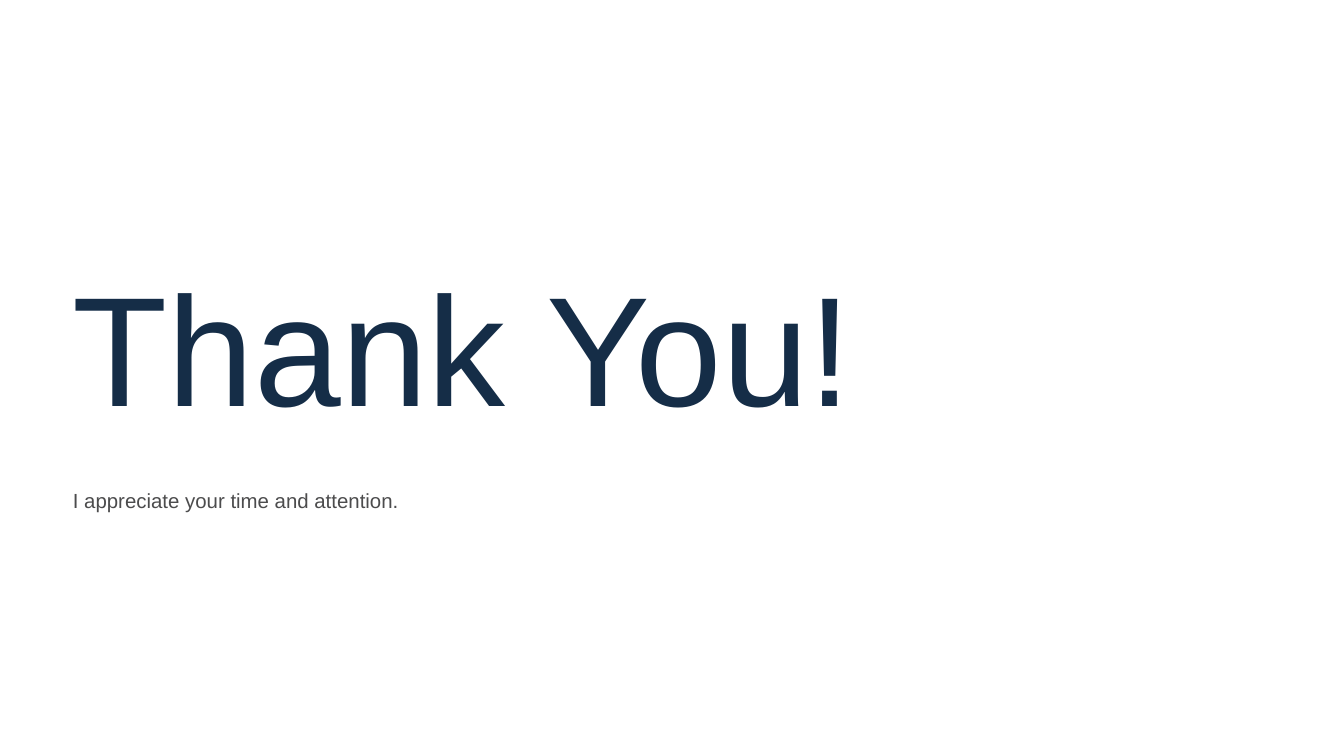
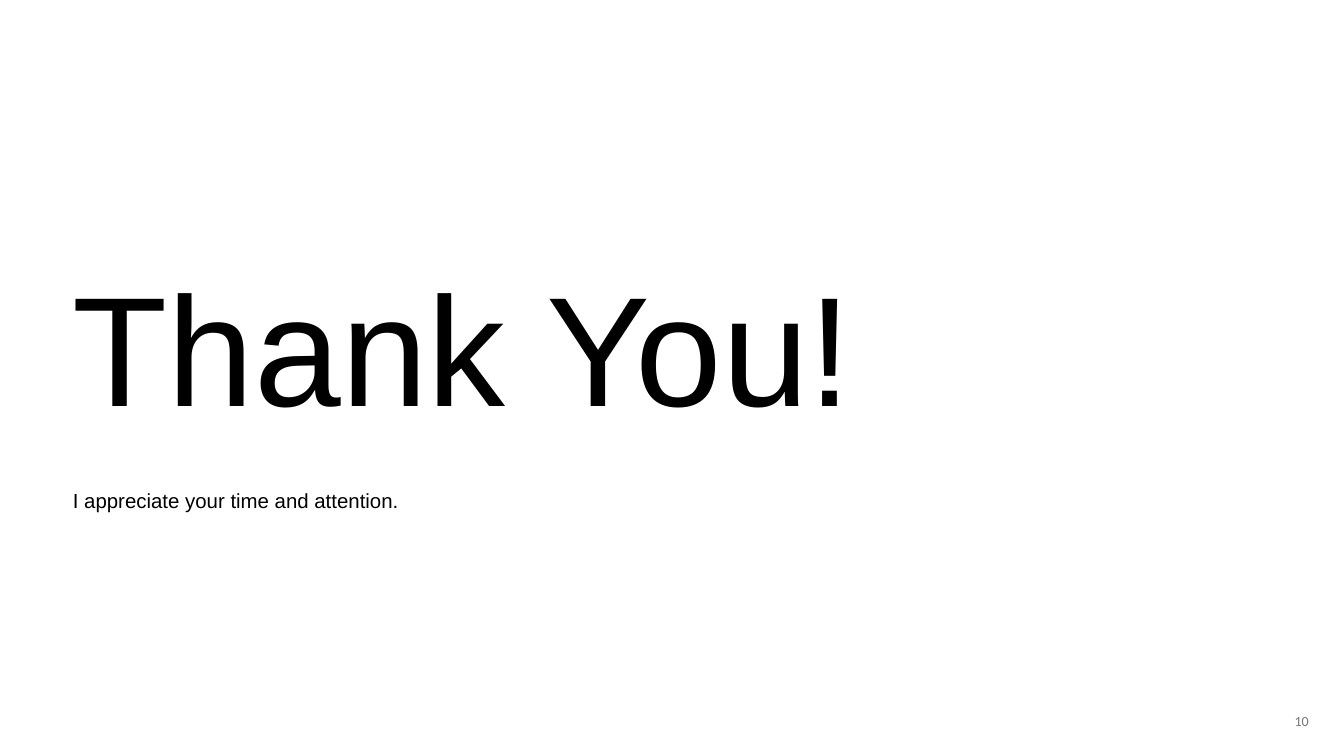
Before and after one commit to itsashishthapa/THESIS, a slide deck: slide 10 of Presentations/Thesis Update- 04-03-2026.pptx (slide 3 before the commit). Drawn at 1344x756 pixels with LibreOffice and Linux fonts; fonts in the diff are those of the drawing. Boxes give left, top, right and bottom in pixels: in the first picture for what was removed or moved away, otherwise in the second. Text is boxed around its words. In the diff, an @@ line names an element or a change of style, - is before the commit and + after.

```diff
--- a/Presentations/Thesis Update- 04-03-2026.pptx
+++ b/Presentations/Thesis Update- 04-03-2026.pptx
@@ background pattern #FFFFFF on #FFFFFF to #FFFFFF @@
@@ text "Thank You!" at (x1=73, y1=293, x2=852, y2=408): text colour #152D47 to #000000 @@
@@ text "I appreciate your time and ..." at (x1=73, y1=493, x2=398, y2=513): text colour #4C4C4D to #000000 @@
@@ page number added at (x1=1295, y1=717, x2=1309, y2=726), 12 pt, text #797979 @@
+10
```
Also in this commit, not shown: 2 other slides changed, 8 slides added, 2 other files.
